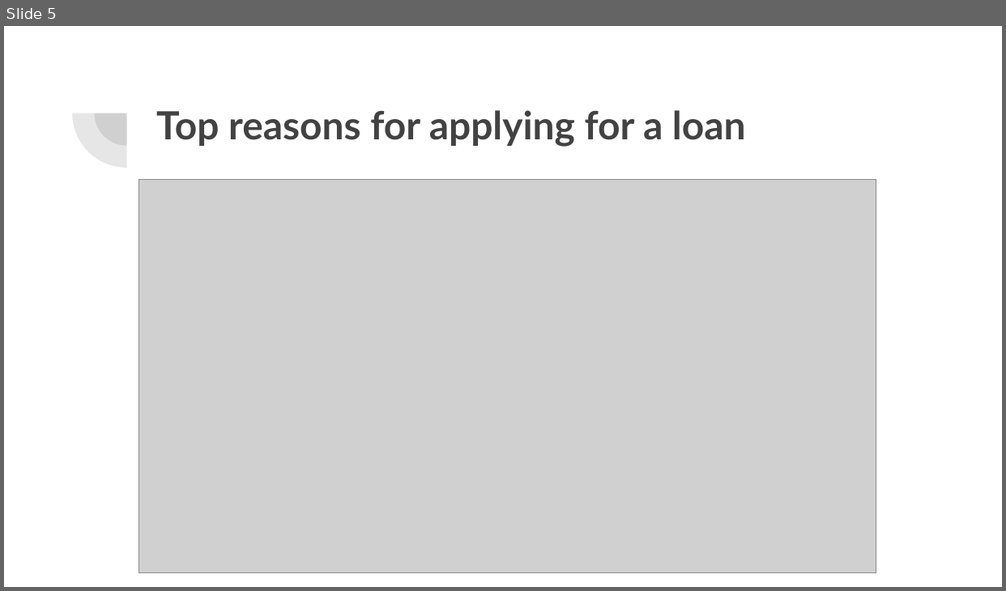
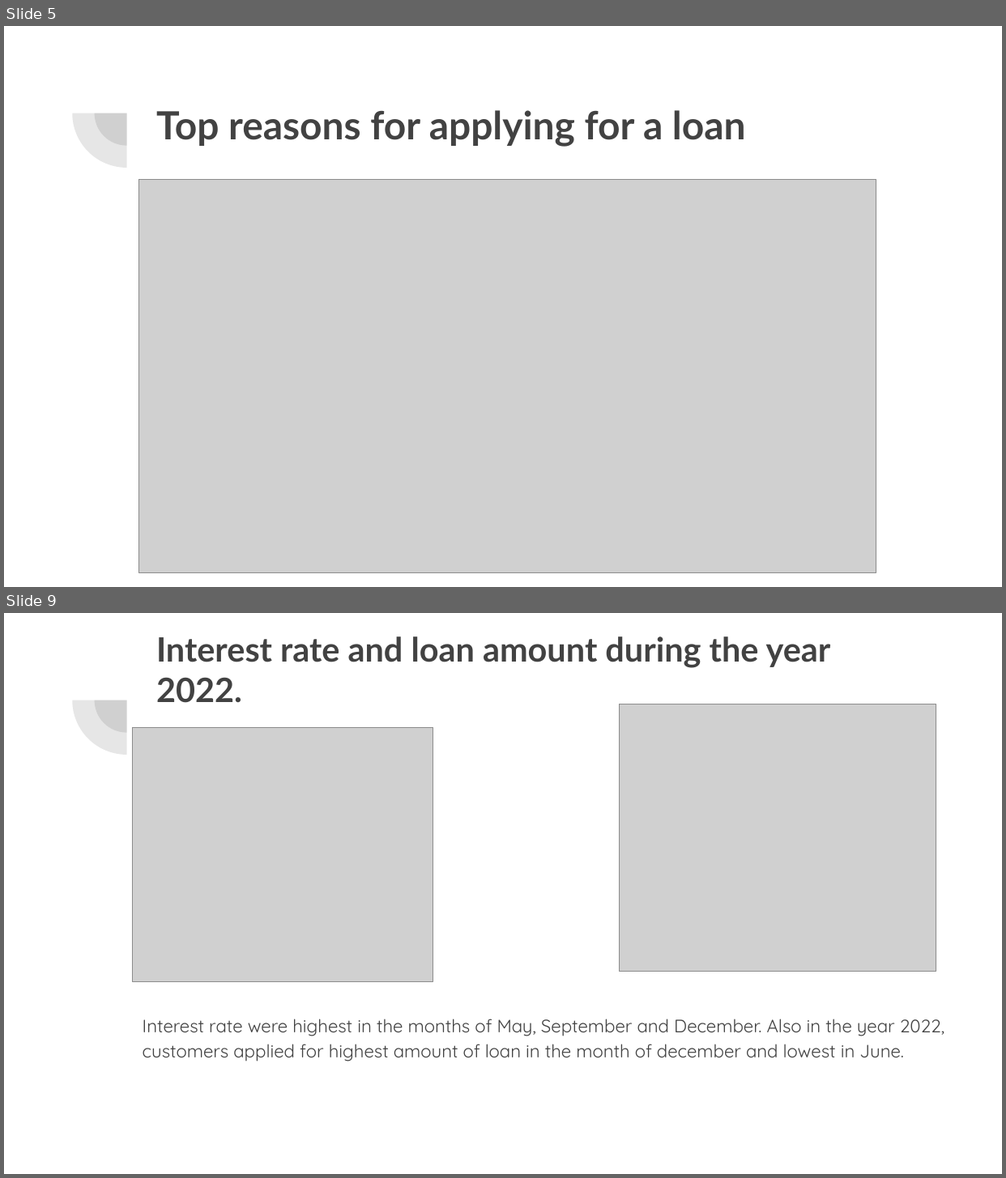
Before and after one commit to tanya-hash/Lending-club-case-study, a slide deck: Lending club case study.pptx. Shown one above the other, each under a label of ours: slide 5 before the commit, slides 5 and 9 after it; the slides between them are not shown. The pictures are 1006x591 and 1006x1178 pixels, drawn with LibreOffice and Linux fonts; fonts in the diff are those of the drawing; grey boxes stand for pictures. Boxes give left, top, right and bottom in pixels: in the first picture for what was removed or moved away, otherwise in the second. Text is boxed around its words. In the diff, an @@ line names an element or a change of style, - is before the commit and + after.

```diff
--- a/Lending club case study.pptx
+++ b/Lending club case study.pptx
@@ slide 9 added at (4,613,1002,1174), background #FFFFFF; not listed: 2 template elements that a slide beside it also shows @@
@@ title added at (156,636,831,703), 24.2 pt, text #424242, bold @@
+Interest rate and loan amount during the year 2022.
@@ picture added at (620,704,936,971) @@
@@ picture added at (133,728,433,982) @@
@@ text added at (143,1019,944,1062), 13 pt, text #424242 @@
+Interest rate were highest in the months of May, September and December. Also in the year 2022, customers applied for highest amount of loan in the month of december and lowest in June.
```
Also in this commit, not shown: 1 slide changed, 3 other slides added, 4 slides removed.
